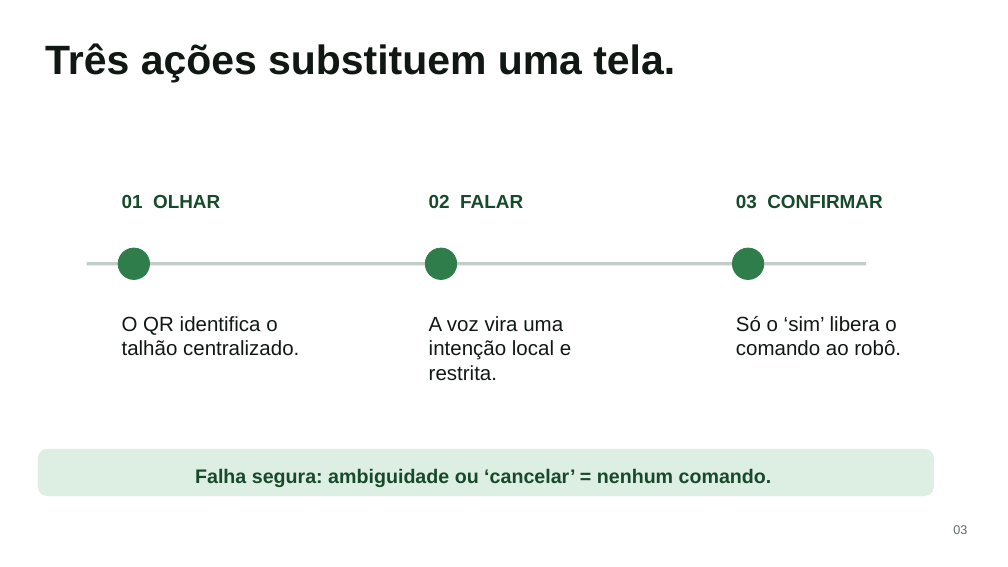
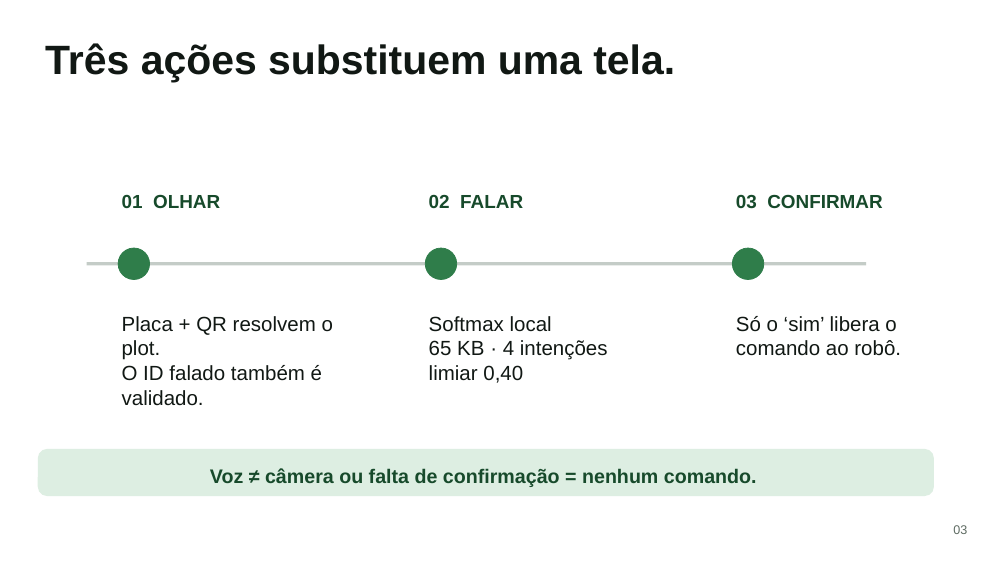
Before and after one commit to vvvvvdal/maestro-agricola, a slide deck: slide 3 of docs/pitch/Maestro-Agricola-Pitch.pptx. Drawn at 1008x567 pixels with LibreOffice and Linux fonts; fonts in the diff are those of the drawing. Boxes give left, top, right and bottom in pixels: in the first picture for what was removed or moved away, otherwise in the second. Text is boxed around its words. In the diff, an @@ line names an element or a change of style, - is before the commit and + after.

Commit message:
docs(pitch): detail local AI and safety evidence

```diff
--- a/docs/pitch/Maestro-Agricola-Pitch.pptx
+++ b/docs/pitch/Maestro-Agricola-Pitch.pptx
@@ text at (x1=122, y1=316, x2=333, y2=406): text changed @@
-O QR identifica o talhão centralizado.
+Placa + QR resolvem o plot.
+O ID falado também é validado.
@@ text at (x1=429, y1=316, x2=608, y2=383): text changed @@
-A voz vira uma intenção local e restrita.
+Softmax local
+65 KB · 4 intenções
+limiar 0,40
@@ text at (x1=210, y1=468, x2=757, y2=487): text changed @@
-Falha segura: ambiguidade ou ‘cancelar’ = nenhum comando.
+Voz ≠ câmera ou falta de confirmação = nenhum comando.
```
Also in this commit, not shown: 2 other slides changed, 2 other files.
